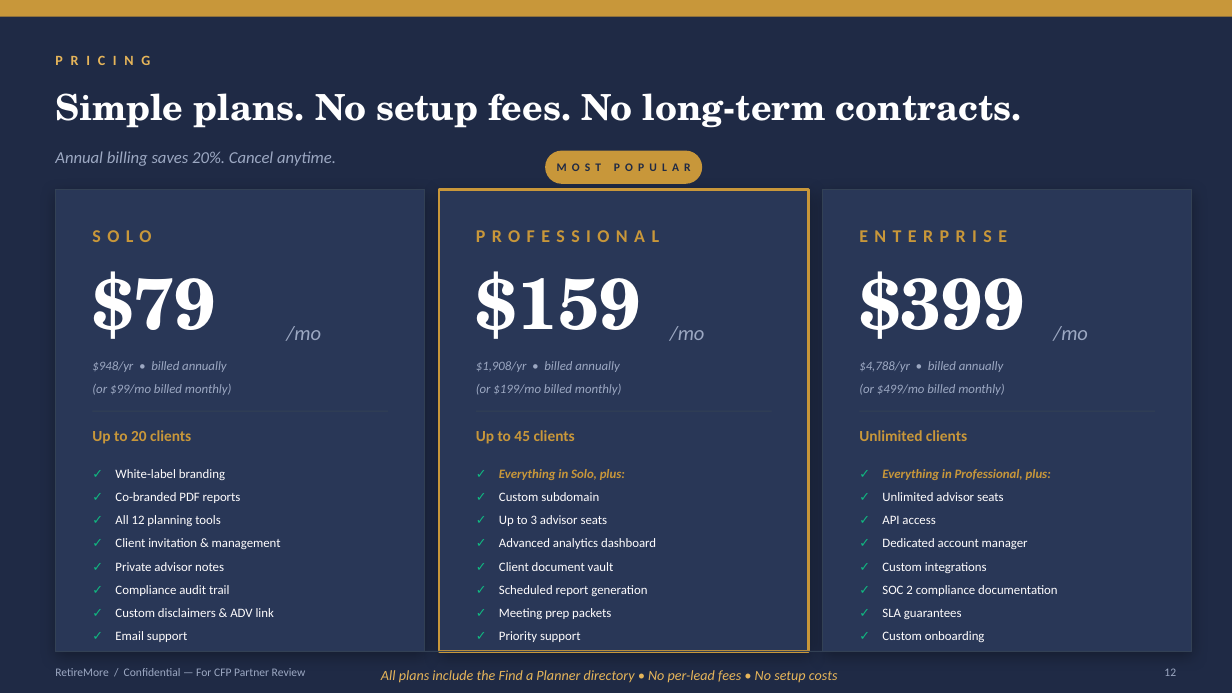
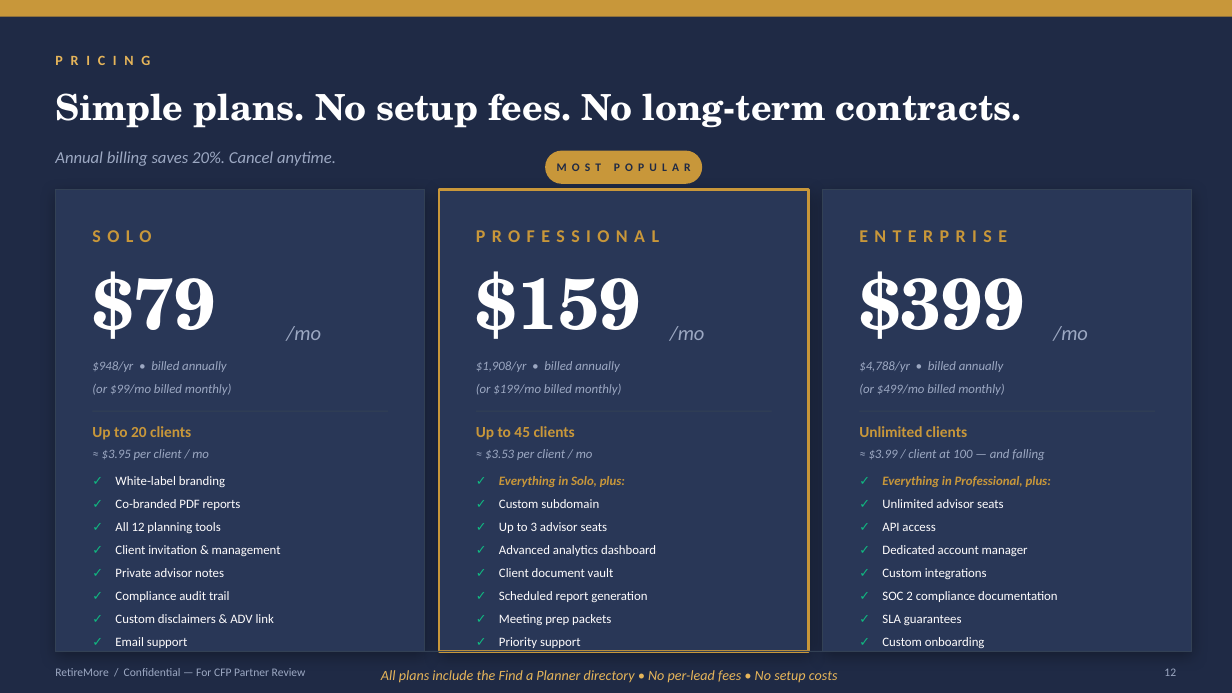
Before and after one commit to eappell/RetireMore-Marketing, a slide deck: slide 12 of decks/RetireMore-CFP-Pitch-Deck.pptx. Drawn at 1232x693 pixels with LibreOffice and Linux fonts; fonts in the diff are those of the drawing. Boxes give left, top, right and bottom in pixels: in the first picture for what was removed or moved away, otherwise in the second. Text is boxed around its words. In the diff, an @@ line names an element or a change of style, - is before the commit and + after.

```diff
--- a/decks/RetireMore-CFP-Pitch-Deck.pptx
+++ b/decks/RetireMore-CFP-Pitch-Deck.pptx
@@ 3 texts: place and size @@
-3 texts at [92, 430, 967, 444]
+3 texts at [92, 426, 967, 440]
@@ text added at [102, 449, 209, 460], 10 pt, text #9CA8C2, italic @@
+≈ $3.95 per client / mo
@@ text added at [485, 449, 593, 460], 10 pt, text #9CA8C2, italic @@
+≈ $3.53 per client / mo
@@ text added at [869, 449, 1044, 460], 10 pt, text #9CA8C2, italic @@
+≈ $3.99 / client at 100 — and falling
@@ 48 texts: place and size @@
-48 texts at [92, 462, 1058, 647]
+48 texts at [92, 469, 1058, 653]
```
Also in this commit, not shown: 3 other slides changed, 1 slide added, 1 slide removed, 4 other files.
